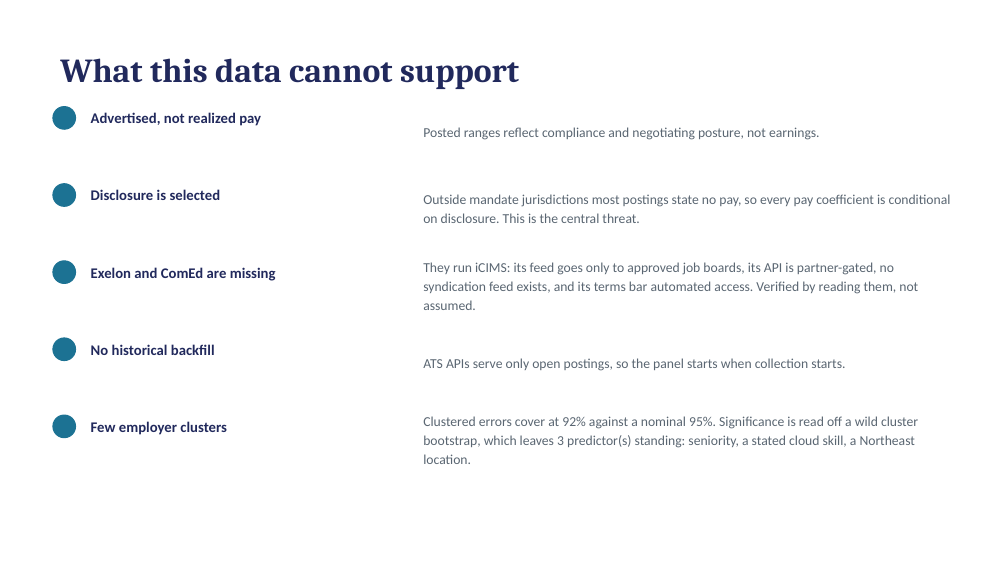
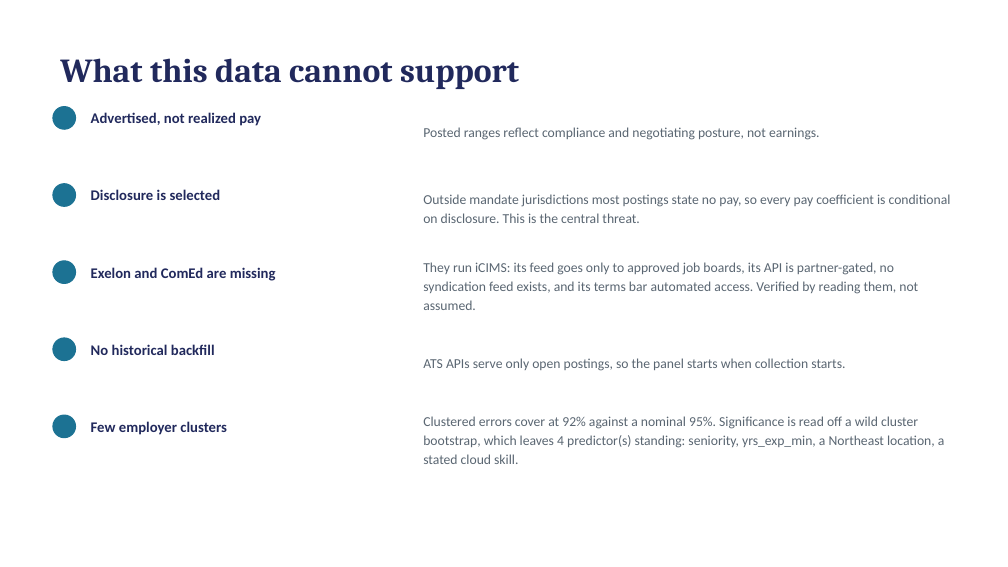
Before and after one commit to hendeal-cyber/Modern-Labor-Market-Data-Submission, a slide deck: slide 7 of paper/presentation.pptx. Drawn at 1008x567 pixels with LibreOffice and Linux fonts; fonts in the diff are those of the drawing. Boxes give left, top, right and bottom in pixels: in the first picture for what was removed or moved away, otherwise in the second. Text is boxed around its words. In the diff, an @@ line names an element or a change of style, - is before the commit and + after.

```diff
--- a/paper/presentation.pptx
+++ b/paper/presentation.pptx
@@ text at [423, 416, 945, 464]: text changed @@
-Clustered errors cover at 92% against a nominal 95%. Significance is read off a wild cluster bootstrap, which leaves 3 predictor(s) standing: seniority, a stated cloud skill, a Northeast location.
+Clustered errors cover at 92% against a nominal 95%. Significance is read off a wild cluster bootstrap, which leaves 4 predictor(s) standing: seniority, yrs_exp_min, a Northeast location, a stated cloud skill.
```
Also in this commit, not shown: 3 other slides changed, 26 other files.
